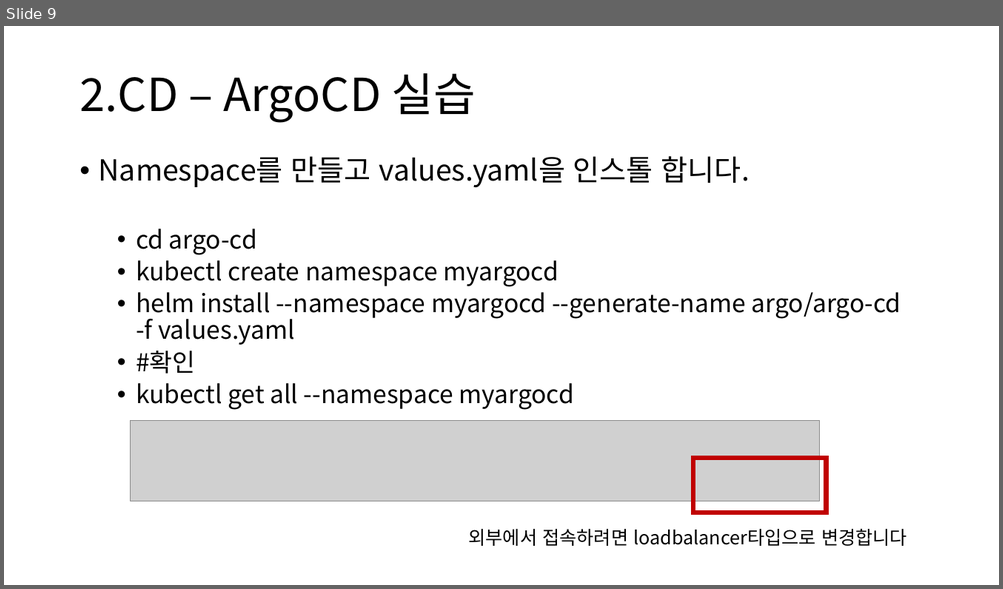
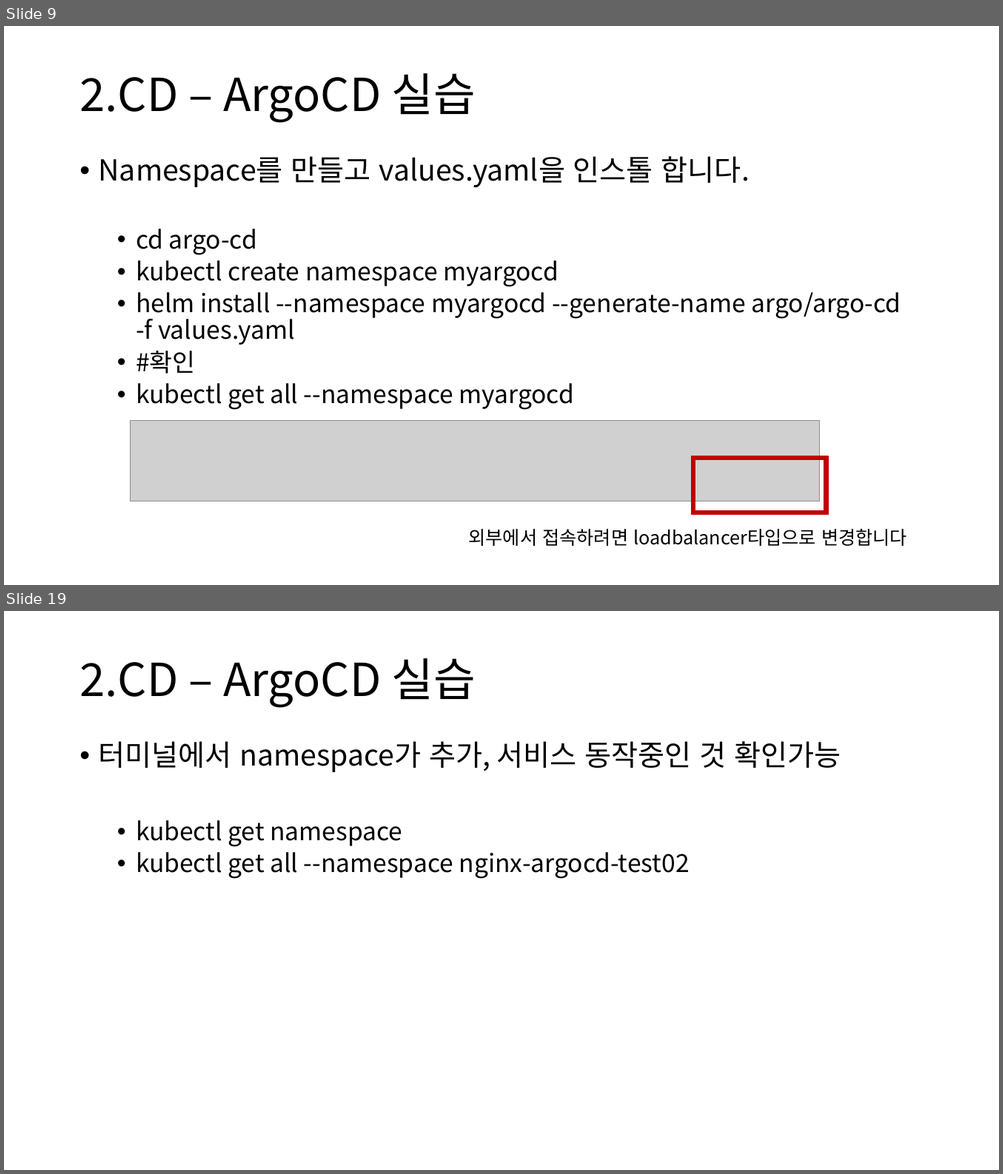
Before and after one commit to truthsj/ds4th_study, a slide deck: source/도커심화_한권으로_배우는_도커_&_쿠버네티스/ch11_깃허브 액션과 ArgoCD를 활용한 CICD.pptx. Shown one above the other, each under a label of ours: slide 9 before the commit, slides 9 and 19 after it; the slides between them are not shown. The pictures are 1003x589 and 1003x1174 pixels, drawn with LibreOffice and Linux fonts; fonts in the diff are those of the drawing; grey boxes stand for pictures. Boxes give left, top, right and bottom in pixels: in the first picture for what was removed or moved away, otherwise in the second. Text is boxed around its words. In the diff, an @@ line names an element or a change of style, - is before the commit and + after.

```diff
--- a/source/도커심화_한권으로_배우는_도커_&_쿠버네티스/ch11_깃허브 액션과 ArgoCD를 활용한 CICD.pptx
+++ b/source/도커심화_한권으로_배우는_도커_&_쿠버네티스/ch11_깃허브 액션과 ArgoCD를 활용한 CICD.pptx
@@ slide 19 added at [4, 611, 999, 1170], background #FFFFFF @@
@@ title added at [79, 658, 475, 708], 44 pt, text #000000 @@
+2.CD – ArgoCD 실습
@@ text added at [99, 741, 841, 879], 24 pt, text #000000 @@
+• 터미널에서 namespace가 추가, 서비스 동작중인 것 확인가능
+  • kubectl get namespace
+  • kubectl get all --namespace nginx-argocd-test02
```
Also in this commit, not shown: 1 slide changed, 11 other slides added.
